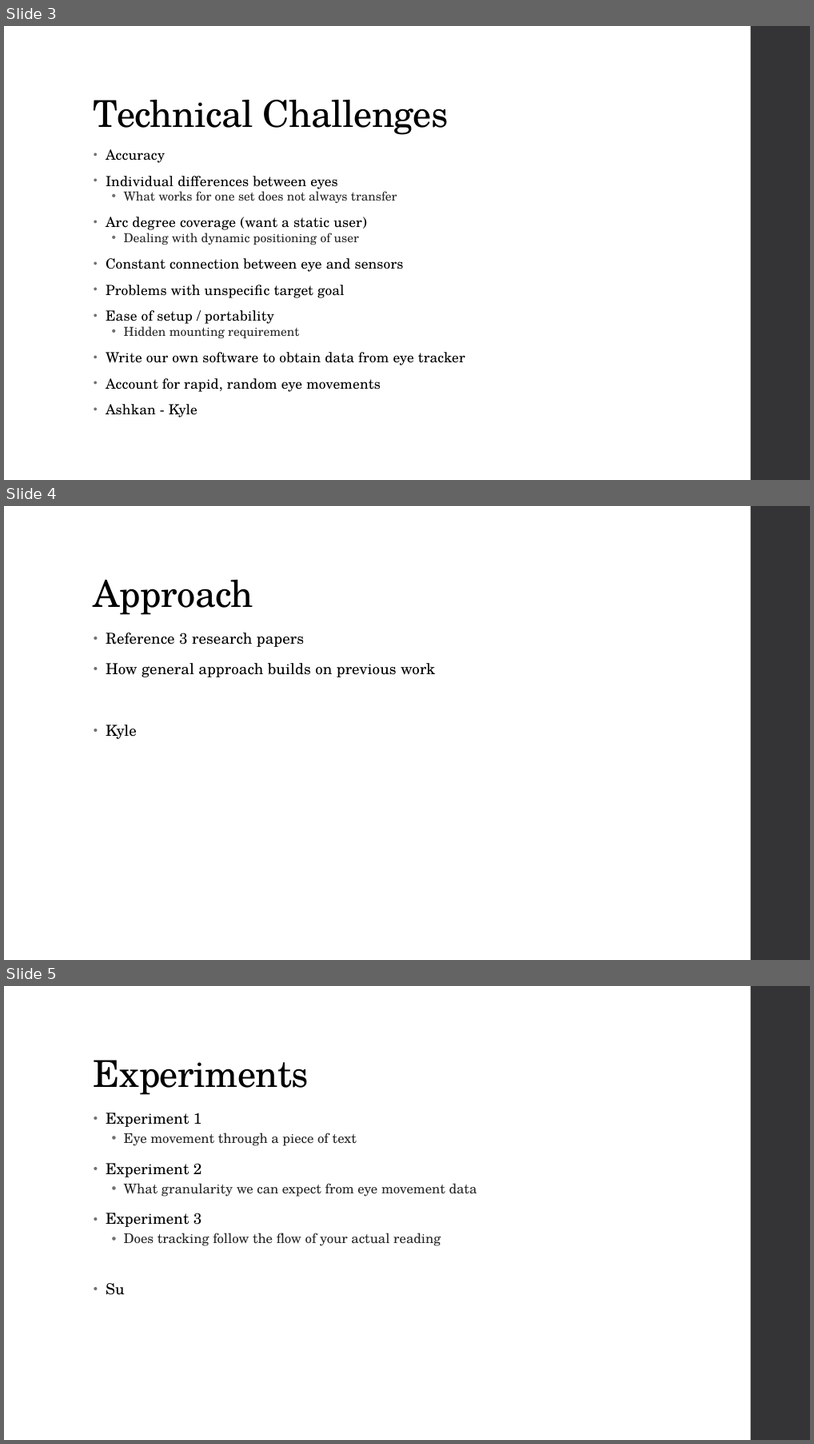
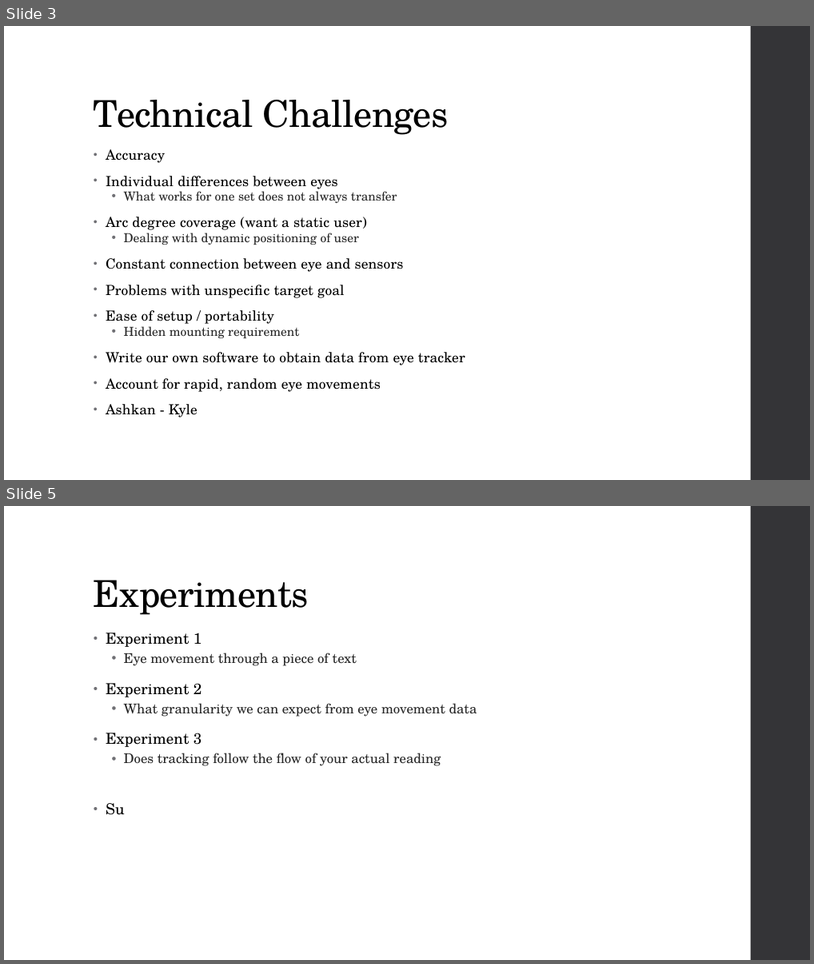
Before and after one commit to diederichk/StepCounter, a slide deck: ProposalPresentation/Proposal.pptx. Shown one above the other, each under a label of ours: slides 3, 4 and 5 before the commit, slides 3 and 5 after it; the slides between them are not shown. The pictures are 814x1444 and 814x964 pixels, drawn with LibreOffice and Linux fonts; fonts in the diff are those of the drawing. Boxes give left, top, right and bottom in pixels: in the first picture for what was removed or moved away, otherwise in the second. Text is boxed around its words. In the diff, an @@ line names an element or a change of style, - is before the commit and + after.

Commit message:
Approaches updates
Diederich presentation portion upload

```diff
--- a/ProposalPresentation/Proposal.pptx
+++ b/ProposalPresentation/Proposal.pptx
@@ slide 4 removed at (4, 506, 810, 960), background #FFFFFF; not listed: 1 template element that a slide beside it also shows @@
@@ title removed at (94, 580, 254, 615) @@
-Approach
@@ text removed at (106, 632, 435, 739) @@
-• Reference 3 research papers
-• How general approach builds on previous work
-• Kyle
```
Also in this commit, not shown: 1 slide added, 3 other files.
